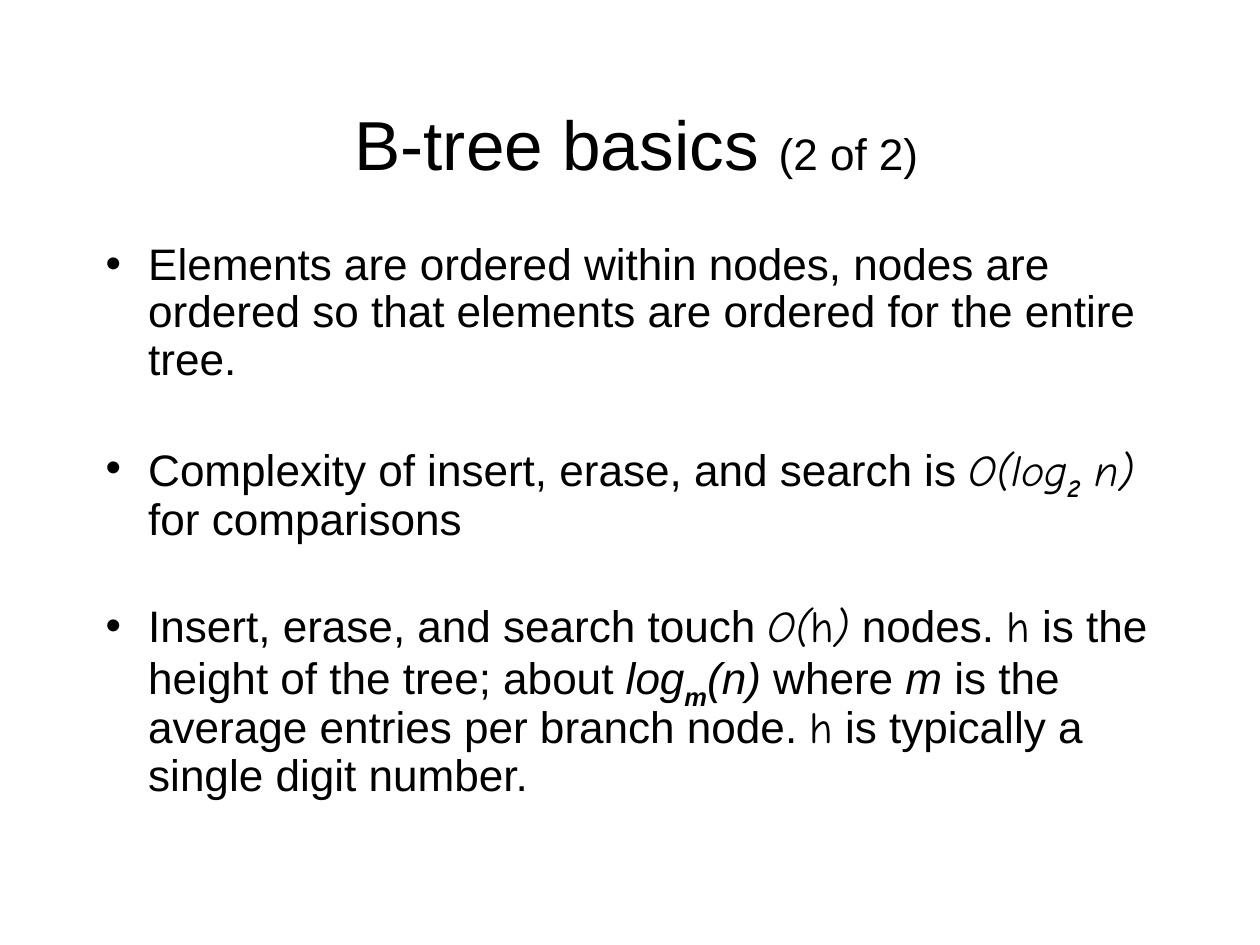
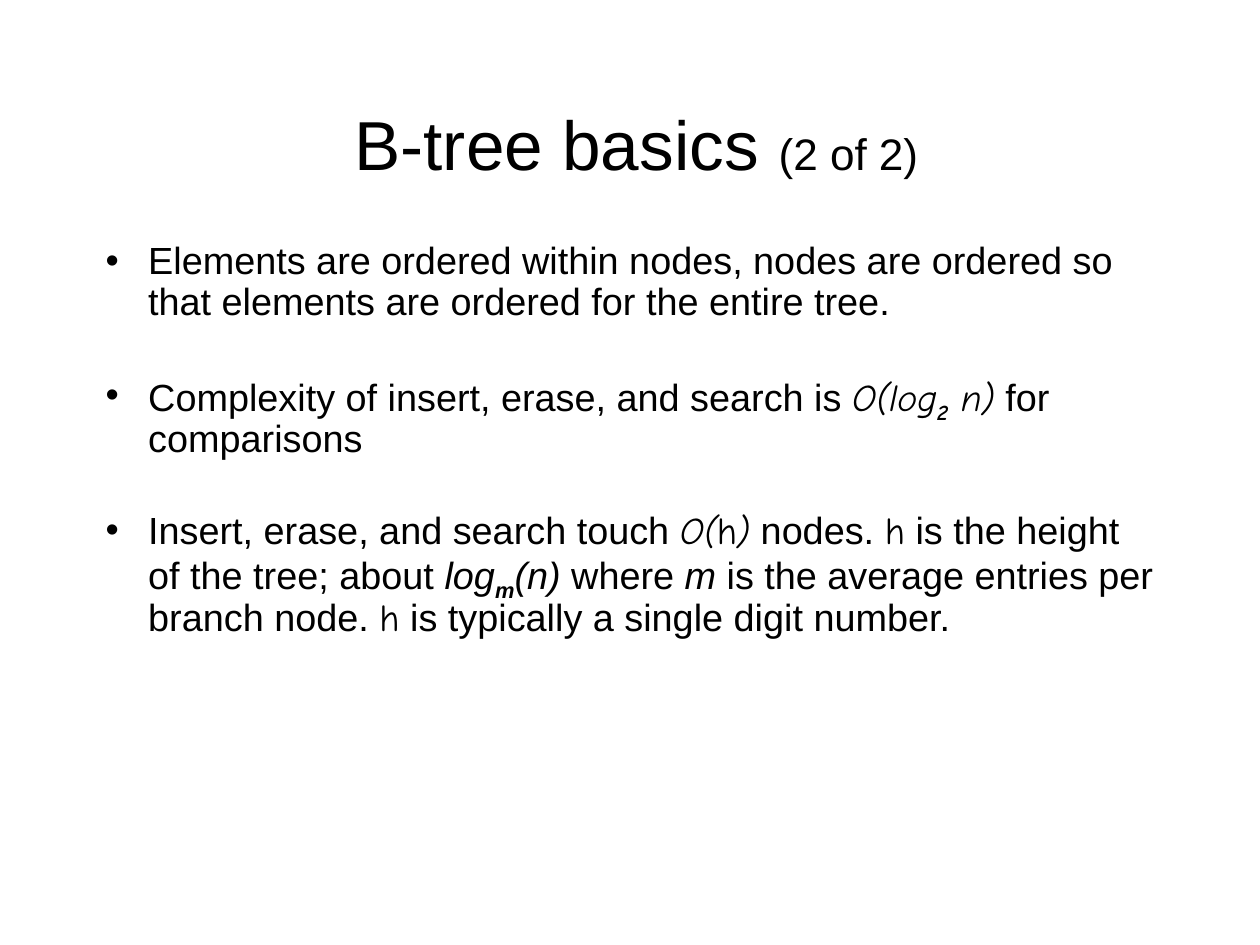
Before and after one commit to Beman/btree, a slide deck: slide 4 of libs/btree/doc/Proposed-B-tree-library.ppt. Drawn at 1260x945 pixels with LibreOffice and Linux fonts; fonts in the diff are those of the drawing; background and template pictures are left out. Boxes give left, top, right and bottom in pixels: in the first picture for what was removed or moved away, otherwise in the second. Text is boxed around its words. In the diff, an @@ line names an element or a change of style, - is before the commit and + after.

```diff
--- a/libs/btree/doc/Proposed-B-tree-library.ppt
+++ b/libs/btree/doc/Proposed-B-tree-library.ppt
@@ text "Elements are ordered within nodes, ..." at (148, 246, 1153, 638): size 28 to 24 pt; less space between paragraphs @@
```
Also in this commit, not shown: 11 other slides changed, 5 slides added, 6 other files.
